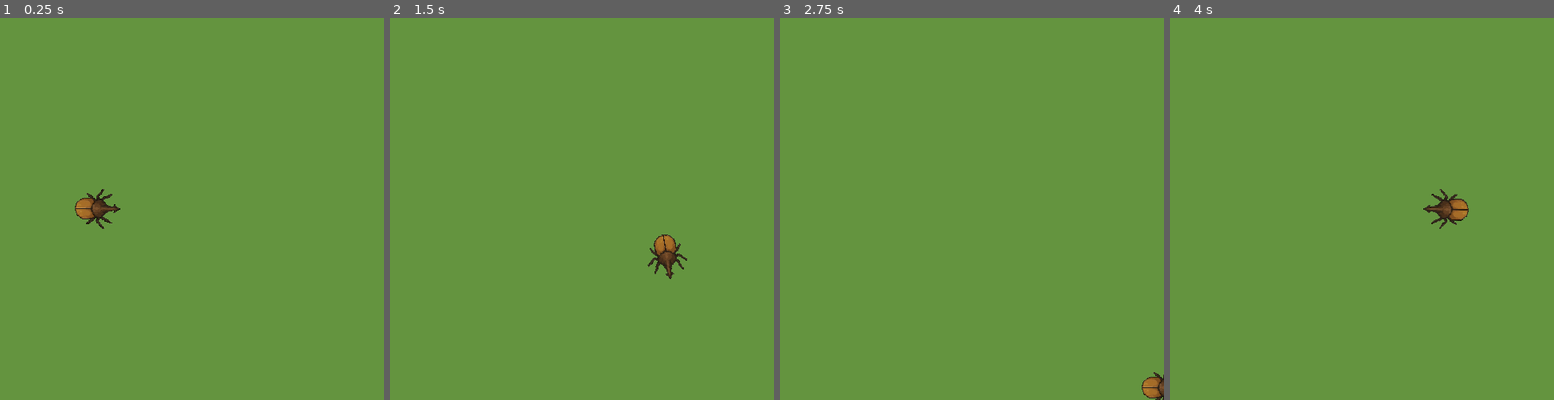
Above: before the commit, frames 1-4 (left to right).
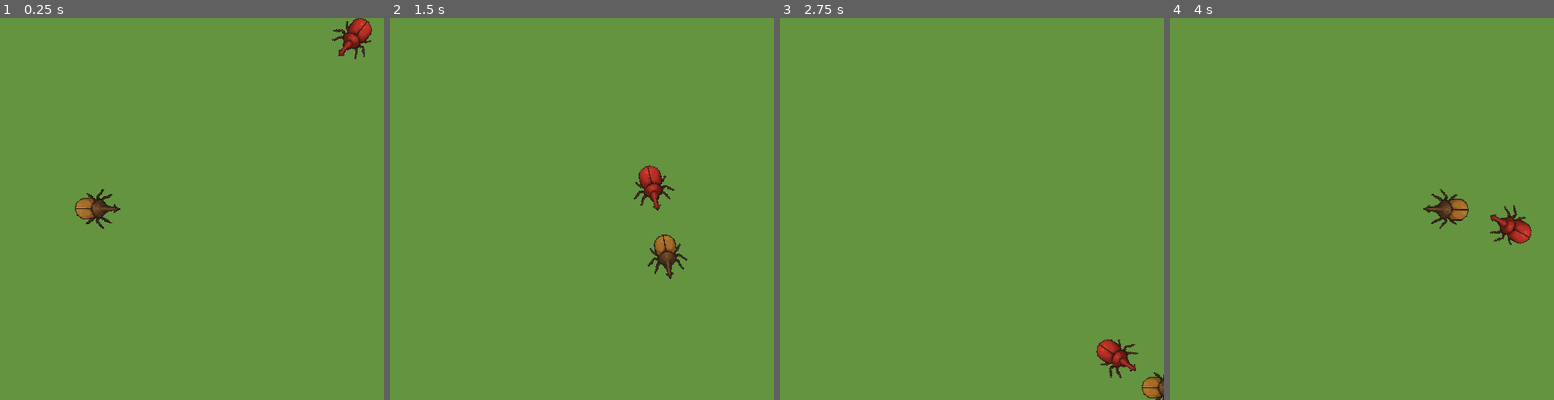
Above: after the commit, the same moments.

Repository: Cedgo1997/CI6450---IA-para-Videojuegos
Game: Godot game, scene res://KinematicSeek.tscn
The game is run twice, just before and just after one commit, with the same random seed, the same clock (stepped at 60 frames per second) and the same inputs. Before the commit the project starts from res://main.tscn.
Inputs:
- Up to frame 1 (0.25 s): no input
- Up to frame 2 (1.5 s): hold Right (move_right) 0.53-1.28 s; hold Down (move_down) from 1.28 s (still down)
- Up to frame 3 (2.75 s): release Down (move_down) at 2.03 s; hold Right (move_right) from 2.03 s (still down)
- Up to frame 4 (4 s): release Right (move_right) at 2.78 s; hold Up (move_up) 2.78-3.53 s; hold Left (move_left) from 3.53 s (still down)

The runs differ from the first frame. In frame 1, 0.6% of the frame differs, in the area x 86-97%, y 0-11%; in frame 2, 0.6%; in frame 3, 0.6%; in frame 4, 0.6%.

Commit message:
[FIX] Some algorithms modifications and dynamic arrive implemented

Diff:
--- /dev/null
+++ b/KinematicArrive.tscn
@@ -0,0 +1,28 @@
+[gd_scene load_steps=5 format=3 uid="uid://b5mn1y5t3pdfu"]
+
+[ext_resource type="Script" uid="uid://cbh6kaox5b7v0" path="res://main.gd" id="1_su02e"]
+[ext_resource type="PackedScene" uid="uid://c5uyejrtyb4uk" path="res://player.tscn" id="2_y0mnw"]
+[ext_resource type="PackedScene" uid="uid://b152f2e4rl4fc" path="res://enemy.tscn" id="3_pmu2p"]
+[ext_resource type="AudioStream" uid="uid://fmp824ckngfh" path="res://art/Insectoid Circuitry.mp3" id="4_05j2f"]
+
+[node name="Arrive" type="Node2D"]
+script = ExtResource("1_su02e")
+metadata/_edit_group_ = true
+
+[node name="ColorRect" type="ColorRect" parent="."]
+offset_right = 720.0
+offset_bottom = 480.0
+color = Color(0.39114353, 0.57996243, 0.24716915, 1)
+
+[node name="Player" parent="." instance=ExtResource("2_y0mnw")]
+position = Vector2(360, 240)
+
+[node name="EnemyArrive" parent="." instance=ExtResource("3_pmu2p")]
+outer_radius = 250.0
+
+[node name="Camera2D" type="Camera2D" parent="."]
+position = Vector2(360, 240)
+
+[node name="Music" type="AudioStreamPlayer2D" parent="."]
+stream = ExtResource("4_05j2f")
+parameters/looping = true
--- /dev/null
+++ b/KinematicSeek.tscn
@@ -0,0 +1,29 @@
+[gd_scene load_steps=5 format=3 uid="uid://c1kgs4er807ve"]
+
+[ext_resource type="PackedScene" uid="uid://c5uyejrtyb4uk" path="res://player.tscn" id="1_0xm2m"]
+[ext_resource type="Script" uid="uid://cbh6kaox5b7v0" path="res://main.gd" id="1_1bvp3"]
+[ext_resource type="PackedScene" uid="uid://b152f2e4rl4fc" path="res://enemy.tscn" id="2_h2yge"]
+[ext_resource type="AudioStream" uid="uid://fmp824ckngfh" path="res://art/Insectoid Circuitry.mp3" id="3_h2yge"]
+
+[node name="Arrive" type="Node2D"]
+script = ExtResource("1_1bvp3")
+metadata/_edit_group_ = true
+
+[node name="ColorRect" type="ColorRect" parent="."]
+offset_right = 720.0
+offset_bottom = 480.0
+color = Color(0.39114353, 0.57996243, 0.24716915, 1)
+
+[node name="Player" parent="." instance=ExtResource("1_0xm2m")]
+position = Vector2(360, 240)
+
+[node name="EnemySeek" parent="." instance=ExtResource("2_h2yge")]
+position = Vector2(720, 0)
+algorithm = 0
+
+[node name="Camera2D" type="Camera2D" parent="."]
+position = Vector2(360, 240)
+
+[node name="Music" type="AudioStreamPlayer2D" parent="."]
+stream = ExtResource("3_h2yge")
+parameters/looping = true
--- /dev/null
+++ b/KinematicWander.tscn
@@ -0,0 +1,63 @@
+[gd_scene load_steps=4 format=3 uid="uid://dx83lp7qqivn4"]
+
+[ext_resource type="Script" uid="uid://cbh6kaox5b7v0" path="res://main.gd" id="1_3ockr"]
+[ext_resource type="PackedScene" uid="uid://b152f2e4rl4fc" path="res://enemy.tscn" id="3_2jufu"]
+[ext_resource type="AudioStream" uid="uid://fmp824ckngfh" path="res://art/Insectoid Circuitry.mp3" id="5_0o8qk"]
+
+[node name="Arrive" type="Node2D"]
+script = ExtResource("1_3ockr")
+metadata/_edit_group_ = true
+
+[node name="ColorRect" type="ColorRect" parent="."]
+offset_right = 720.0
+offset_bottom = 480.0
+color = Color(0.39114353, 0.57996243, 0.24716915, 1)
+
+[node name="EnemyWander" parent="." instance=ExtResource("3_2jufu")]
+position = Vector2(60, 240)
+algorithm = 2
+max_speed = 50.0
+rotation_speed = 1.0
+
+[node name="EnemyWander2" parent="." instance=ExtResource("3_2jufu")]
+position = Vector2(160, 240)
+algorithm = 2
+max_speed = 50.0
+rotation_speed = 1.0
+
+[node name="EnemyWander3" parent="." instance=ExtResource("3_2jufu")]
+position = Vector2(260, 240)
+algorithm = 2
+max_speed = 50.0
+rotation_speed = 1.0
+
+[node name="EnemyWander4" parent="." instance=ExtResource("3_2jufu")]
+position = Vector2(360, 240)
+algorithm = 2
+max_speed = 50.0
+rotation_speed = 1.0
+
+[node name="EnemyWander5" parent="." instance=ExtResource("3_2jufu")]
+position = Vector2(460, 240)
+algorithm = 2
+max_speed = 50.0
+rotation_speed = 1.0
+
+[node name="EnemyWander6" parent="." instance=ExtResource("3_2jufu")]
+position = Vector2(560, 240)
+algorithm = 2
+max_speed = 50.0
+rotation_speed = 1.0
+
+[node name="EnemyWander7" parent="." instance=ExtResource("3_2jufu")]
+position = Vector2(660, 240)
+algorithm = 2
+max_speed = 50.0
+rotation_speed = 1.0
+
+[node name="Camera2D" type="Camera2D" parent="."]
+position = Vector2(360, 240)
+
+[node name="Music" type="AudioStreamPlayer2D" parent="."]
+stream = ExtResource("5_0o8qk")
+parameters/looping = true
--- /dev/null
+++ b/SteeringArrive.tscn
@@ -0,0 +1,29 @@
+[gd_scene load_steps=5 format=3 uid="uid://dv2rcma53yimg"]
+
+[ext_resource type="Script" uid="uid://cbh6kaox5b7v0" path="res://main.gd" id="1_0x1dj"]
+[ext_resource type="PackedScene" uid="uid://c5uyejrtyb4uk" path="res://player.tscn" id="2_a8v6f"]
+[ext_resource type="PackedScene" uid="uid://btpoffdxi6vp7" path="res://enemy_2.tscn" id="4_tl4yu"]
+[ext_resource type="AudioStream" uid="uid://fmp824ckngfh" path="res://art/Insectoid Circuitry.mp3" id="5_bgvce"]
+
+[node name="Arrive" type="Node2D"]
+script = ExtResource("1_0x1dj")
+metadata/_edit_group_ = true
+
+[node name="ColorRect" type="ColorRect" parent="."]
+offset_right = 720.0
+offset_bottom = 480.0
+color = Color(0.39114353, 0.57996243, 0.24716915, 1)
+
+[node name="Player" parent="." instance=ExtResource("2_a8v6f")]
+position = Vector2(360, 240)
+
+[node name="EnemyArrive" parent="." instance=ExtResource("4_tl4yu")]
+algorithm = 2
+target_radius = 60.0
+
+[node name="Camera2D" type="Camera2D" parent="."]
+position = Vector2(360, 240)
+
+[node name="Music" type="AudioStreamPlayer2D" parent="."]
+stream = ExtResource("5_bgvce")
+parameters/looping = true
--- /dev/null
+++ b/SteeringFlee.tscn
@@ -0,0 +1,29 @@
+[gd_scene load_steps=5 format=3 uid="uid://cklm124ywg3hq"]
+
+[ext_resource type="Script" uid="uid://cbh6kaox5b7v0" path="res://main.gd" id="1_xtmy1"]
+[ext_resource type="PackedScene" uid="uid://c5uyejrtyb4uk" path="res://player.tscn" id="2_eo67s"]
+[ext_resource type="PackedScene" uid="uid://btpoffdxi6vp7" path="res://enemy_2.tscn" id="4_ovfoh"]
+[ext_resource type="AudioStream" uid="uid://fmp824ckngfh" path="res://art/Insectoid Circuitry.mp3" id="5_3rg8j"]
+
+[node name="Arrive" type="Node2D"]
+script = ExtResource("1_xtmy1")
+metadata/_edit_group_ = true
+
+[node name="ColorRect" type="ColorRect" parent="."]
+offset_right = 720.0
+offset_bottom = 480.0
+color = Color(0.39114353, 0.57996243, 0.24716915, 1)
+
+[node name="Player" parent="." instance=ExtResource("2_eo67s")]
+position = Vector2(360, 240)
+
+[node name="EnemyEscaper" parent="." instance=ExtResource("4_ovfoh")]
+position = Vector2(360, 240)
+algorithm = 1
+
+[node name="Camera2D" type="Camera2D" parent="."]
+position = Vector2(360, 240)
+
+[node name="Music" type="AudioStreamPlayer2D" parent="."]
+stream = ExtResource("5_3rg8j")
+parameters/looping = true
--- /dev/null
+++ b/SteeringSeek.tscn
@@ -0,0 +1,27 @@
+[gd_scene load_steps=5 format=3 uid="uid://lqxtgsehyxse"]
+
+[ext_resource type="Script" uid="uid://cbh6kaox5b7v0" path="res://main.gd" id="1_xcv0v"]
+[ext_resource type="PackedScene" uid="uid://c5uyejrtyb4uk" path="res://player.tscn" id="2_iudhw"]
+[ext_resource type="PackedScene" uid="uid://btpoffdxi6vp7" path="res://enemy_2.tscn" id="4_dacub"]
+[ext_resource type="AudioStream" uid="uid://fmp824ckngfh" path="res://art/Insectoid Circuitry.mp3" id="5_nbvrw"]
+
+[node name="Arrive" type="Node2D"]
+script = ExtResource("1_xcv0v")
+metadata/_edit_group_ = true
+
+[node name="ColorRect" type="ColorRect" parent="."]
+offset_right = 720.0
+offset_bottom = 480.0
+color = Color(0.39114353, 0.57996243, 0.24716915, 1)
+
+[node name="Player" parent="." instance=ExtResource("2_iudhw")]
+position = Vector2(360, 240)
+
+[node name="EnemySeeker" parent="." instance=ExtResource("4_dacub")]
+
+[node name="Camera2D" type="Camera2D" parent="."]
+position = Vector2(360, 240)
+
+[node name="Music" type="AudioStreamPlayer2D" parent="."]
+stream = ExtResource("5_nbvrw")
+parameters/looping = true
--- a/enemy.gd
+++ b/enemy.gd
@@ -42,9 +42,6 @@
 	_start_new_wander_timer()
 
 func _physics_process(delta):
-	if target == null:
-		return
-
 	var steering_velocity = Vector2.ZERO
 
 	match algorithm:
--- a/enemy_2.gd
+++ b/enemy_2.gd
@@ -1,14 +1,20 @@
 extends RigidBody2D
 
 enum SteeringAlgorithm {
-	STEERING_SEEK,   # Persigue usando aceleración (puede orbitar)
-	STEERING_FLEE    # Huye usando aceleración
+	STEERING_SEEK,
+	STEERING_FLEE,
+	STEERING_ARRIVE
 }
 
 @export var algorithm: SteeringAlgorithm = SteeringAlgorithm.STEERING_SEEK
 @export var max_speed = 200.0
 @export var max_acceleration = 100.0
 @export var rotation_speed = 8.0
+
+@export_group('Wandering Settings')
+@export var target_radius = 20.0
+@export var slow_radius = 120.0
+@export var time_to_target = 0.1
 
 var target: Node2D = null
 var current_velocity = Vector2.ZERO
@@ -30,9 +36,13 @@
 
 	match algorithm:
 		SteeringAlgorithm.STEERING_SEEK:
-			steering_output = steering_seek()
+			if target:
+				steering_output = steering_seek()
 		SteeringAlgorithm.STEERING_FLEE:
 			steering_output = steering_flee()
+		SteeringAlgorithm.STEERING_ARRIVE:
+			if target:
+				steering_output = steering_arrive(delta)
 
 	current_velocity += steering_output * delta
 
@@ -70,3 +80,26 @@
 	result *= max_acceleration
 
 	return result
+
+func steering_arrive(delta: float) -> Vector2:
+	if target == null:
+		return Vector2.ZERO
+
+	var direction = target.global_position - global_position
+	var distance = direction.length()
+
+	if distance < target_radius:
+		current_velocity = Vector2.ZERO
+		return Vector2.ZERO
+
+	var target_speed = max_speed
+	if distance < slow_radius:
+		target_speed = max_speed * (distance / slow_radius)
+
+	var target_velocity = direction.normalized() * target_speed
+
+	var acceleration = (target_velocity - current_velocity) / time_to_target
+	if acceleration.length() > max_acceleration:
+		acceleration = acceleration.normalized() * max_acceleration
+
+	return acceleration
--- a/main.gd
+++ b/main.gd
@@ -1,5 +1,4 @@
 extends Node2D
-
 
 func _ready():
 	$Music.play()
--- a/main.tscn
+++ b/main.tscn
@@ -1,13 +1,13 @@
-[gd_scene load_steps=6 format=3 uid="uid://c1kgs4er807ve"]
+[gd_scene load_steps=6 format=3 uid="uid://c18y38bkuf0yr"]
 
-[ext_resource type="PackedScene" uid="uid://c5uyejrtyb4uk" path="res://player.tscn" id="1_0xm2m"]
-[ext_resource type="Script" uid="uid://cbh6kaox5b7v0" path="res://main.gd" id="1_1bvp3"]
-[ext_resource type="PackedScene" uid="uid://b152f2e4rl4fc" path="res://enemy.tscn" id="2_h2yge"]
-[ext_resource type="AudioStream" uid="uid://fmp824ckngfh" path="res://art/Insectoid Circuitry.mp3" id="3_h2yge"]
-[ext_resource type="PackedScene" uid="uid://btpoffdxi6vp7" path="res://enemy_2.tscn" id="4_lquwl"]
+[ext_resource type="Script" uid="uid://cbh6kaox5b7v0" path="res://main.gd" id="1_8arrq"]
+[ext_resource type="PackedScene" uid="uid://c5uyejrtyb4uk" path="res://player.tscn" id="2_7eqio"]
+[ext_resource type="PackedScene" uid="uid://b152f2e4rl4fc" path="res://enemy.tscn" id="3_c2cmr"]
+[ext_resource type="PackedScene" uid="uid://btpoffdxi6vp7" path="res://enemy_2.tscn" id="4_rjmfx"]
+[ext_resource type="AudioStream" uid="uid://fmp824ckngfh" path="res://art/Insectoid Circuitry.mp3" id="5_dt6cs"]
 
 [node name="Arrive" type="Node2D"]
-script = ExtResource("1_1bvp3")
+script = ExtResource("1_8arrq")
 metadata/_edit_group_ = true
 
 [node name="ColorRect" type="ColorRect" parent="."]
@@ -15,35 +15,38 @@
 offset_bottom = 480.0
 color = Color(0.39114353, 0.57996243, 0.24716915, 1)
 
-[node name="Player" parent="." instance=ExtResource("1_0xm2m")]
+[node name="Player" parent="." instance=ExtResource("2_7eqio")]
 position = Vector2(360, 240)
 
-[node name="EnemyArrive" parent="." instance=ExtResource("2_h2yge")]
+[node name="EnemyArrive" parent="." instance=ExtResource("3_c2cmr")]
 visible = false
 
-[node name="EnemySeek" parent="." instance=ExtResource("2_h2yge")]
+[node name="EnemySeek" parent="." instance=ExtResource("3_c2cmr")]
 visible = false
 position = Vector2(720, 0)
 algorithm = 0
 
-[node name="EnemyWander" parent="." instance=ExtResource("2_h2yge")]
+[node name="EnemyWander" parent="." instance=ExtResource("3_c2cmr")]
 visible = false
 position = Vector2(460, 240)
 algorithm = 2
 max_speed = 50.0
 rotation_speed = 1.0
 
-[node name="EnemySeeker" parent="." instance=ExtResource("4_lquwl")]
+[node name="EnemySeeker" parent="." instance=ExtResource("4_rjmfx")]
 visible = false
 
-[node name="EnemyEscaper" parent="." instance=ExtResource("4_lquwl")]
+[node name="EnemyEscaper" parent="." instance=ExtResource("4_rjmfx")]
 visible = false
 position = Vector2(360, 240)
 algorithm = 1
+
+[node name="EnemySArrive" parent="." instance=ExtResource("4_rjmfx")]
+algorithm = 2
 
 [node name="Camera2D" type="Camera2D" parent="."]
 position = Vector2(360, 240)
 
 [node name="Music" type="AudioStreamPlayer2D" parent="."]
-stream = ExtResource("3_h2yge")
+stream = ExtResource("5_dt6cs")
 parameters/looping = true
Not shown, added: art/dung-beetle.png.import
Not shown, added: art/dung.png.import
